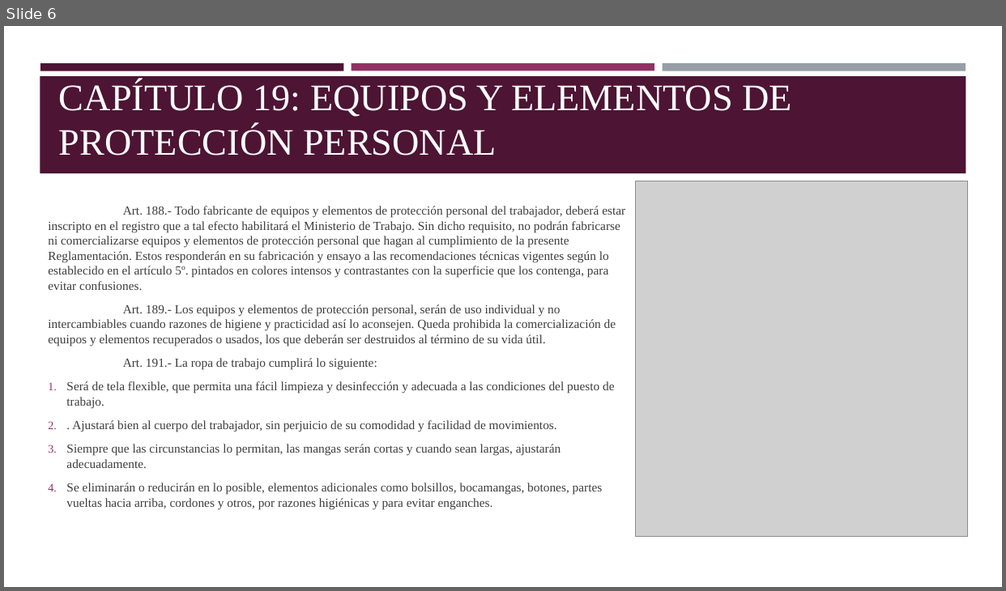
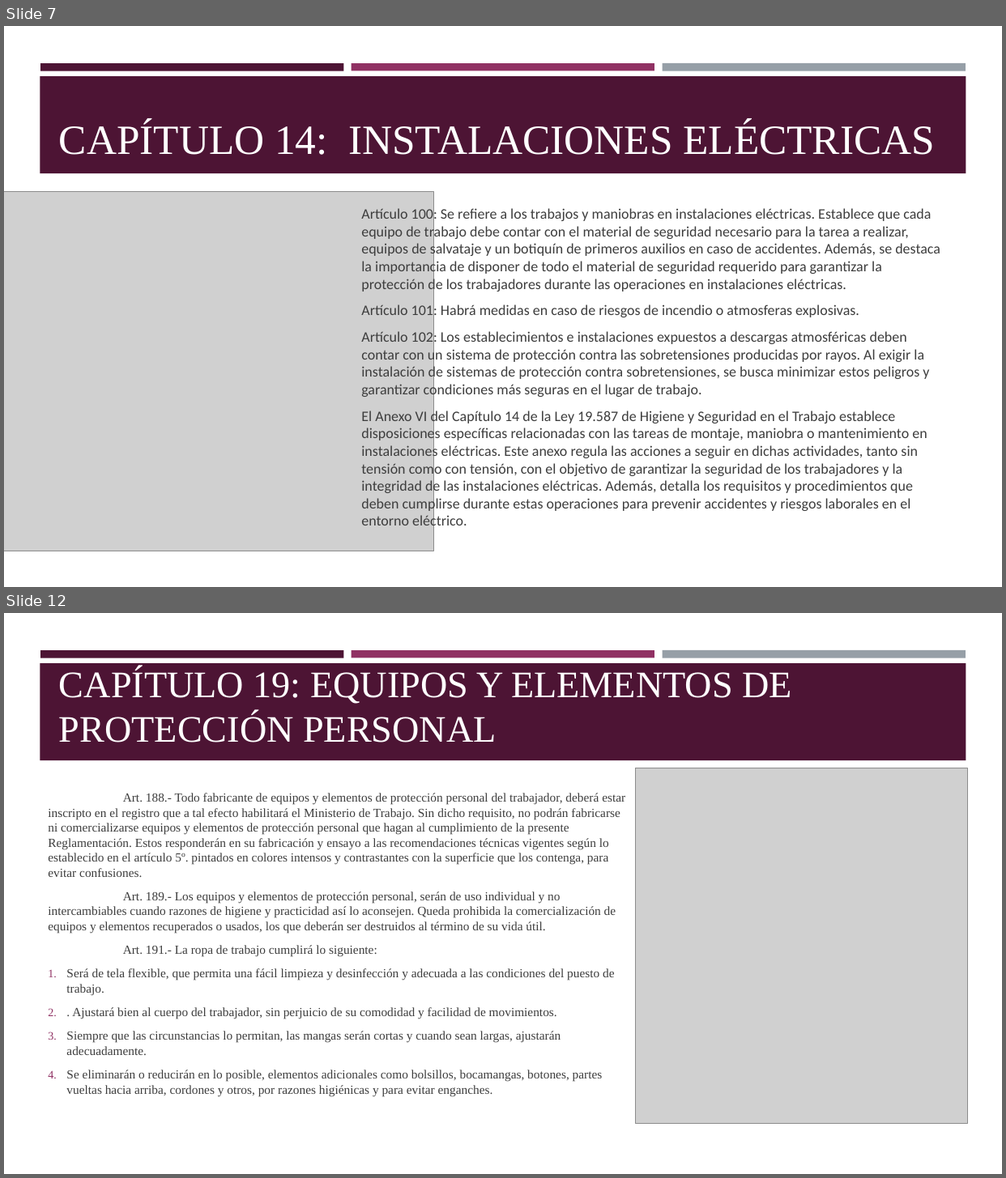
Before and after one commit to Cnsgnicole/doubik, a slide deck: TP LEY 19587 - Presentación de capítulos.pptx. Shown one above the other, each under a label of ours: slide 6 before the commit, slides 7 and 12 after it; the slides between them are not shown. The pictures are 1006x591 and 1006x1178 pixels, drawn with LibreOffice and Linux fonts; fonts in the diff are those of the drawing; grey boxes stand for pictures. Boxes give left, top, right and bottom in pixels: in the first picture for what was removed or moved away, otherwise in the second. Text is boxed around its words. In the diff, an @@ line names an element or a change of style, - is before the commit and + after.

```diff
--- a/TP LEY 19587 - Presentación de capítulos.pptx
+++ b/TP LEY 19587 - Presentación de capítulos.pptx
@@ slide 7 added at (4,26,1002,587), background #FFFFFF; not listed: 4 template elements that a slide beside it also shows @@
@@ title added at (59,122,934,155), 40 pt, text #FFFFFF @@
+CAPÍTULO 14: INSTALACIONES ELÉCTRICAS
@@ picture added at (4,192,434,552) @@
@@ text added at (361,207,940,531), 14 pt, text #3D3D3D @@
+Artículo 100: Se refiere a los trabajos y maniobras en instalaciones eléctricas. Establece que cada equipo de trabajo debe contar con el material de seguridad necesario para la tarea a realizar, equipos de salvataje y un botiquín de primeros auxilios en caso de accidentes. Además, se destaca la importancia de disponer de todo el material de seguridad requerido para garantizar la protección de los trabajadores durante las operaciones en instalaciones eléctricas.
+Artículo 101: Habrá medidas en caso de riesgos de incendio o atmosferas explosivas.
+Artículo 102: Los establecimientos e instalaciones expuestos a descargas atmosféricas deben contar con un sistema de protección contra las sobretensiones producidas por rayos. Al exigir la instalación de sistemas de protección contra sobretensiones, se busca minimizar estos peligros y garantizar condiciones más seguras en el lugar de trabajo.
+El Anexo VI del Capítulo 14 de la Ley 19.587 de Higiene y Seguridad en el Trabajo establece disposiciones específicas relacionadas con las tareas de montaje, maniobra o mantenimiento en instalaciones eléctricas. Este anexo regula las acciones a seguir en dichas actividades, tanto sin tensión como con tensión, con el objetivo de garantizar la seguridad de los trabajadores y la integridad de las instalaciones eléctricas. Además, detalla los requisitos y procedimientos que deben cumplirse durante estas operaciones para prevenir accidentes y riesgos laborales en el entorno eléctrico.
@@ what was slide 6 is now slide 12 @@
```
Also in this commit, not shown: 10 other slides added.
